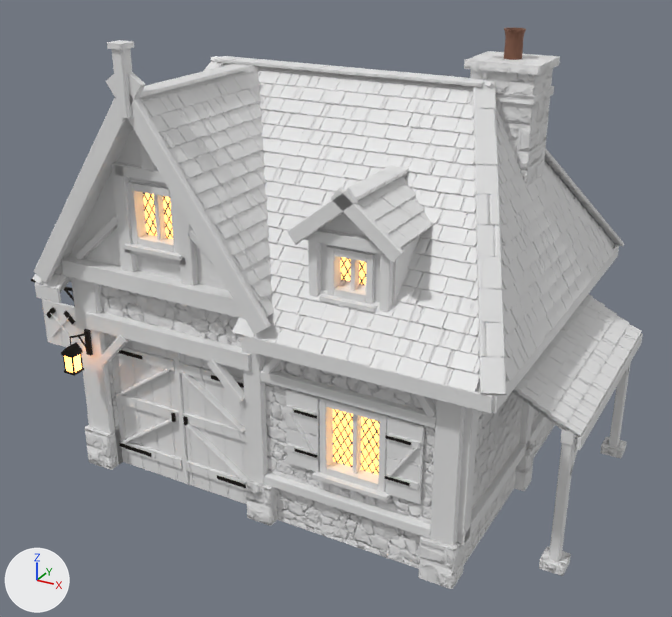
A saved change to the FBX model GameClient/ArtSource/Silverbrook/Workshop/SilverbrookWorkshop.fbx.
The view is the same before and after, from a 50 mm lens placed at (5.76, -10.58, 7.34), pointed at (0.11, -0.32, 2.21). The lights are fixed; the arrows at lower left show +X, +Y and +Z. The picture after the commit comes second. Vertices at exactly the same position are counted once.

In view in the first picture: 'SM_SBWorkshop_Details', 'SM_SBWorkshop_Masonry', 'SM_SBWorkshop_Plaster', 'SM_SBWorkshop_Roof', 'SM_SBWorkshop_Timber'.
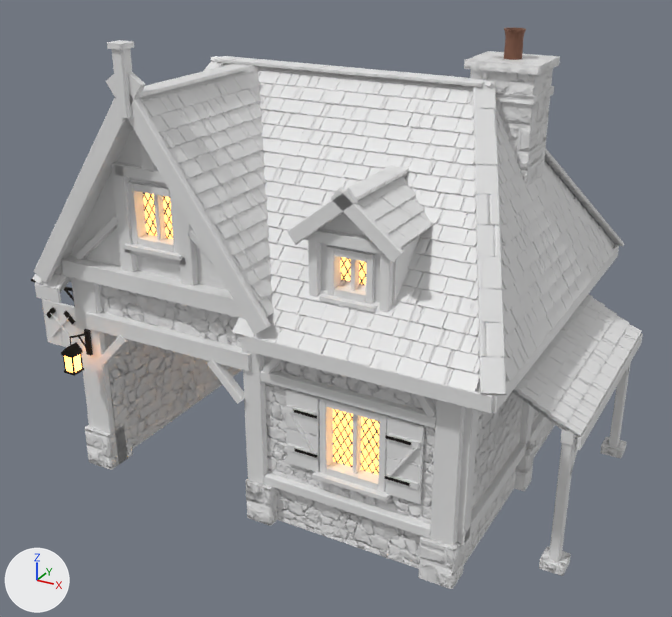
Where the change shows, as pixel boxes [x1, y1, x2, y2] in the pictures (672 x 617 px):
part 1 of me_sm_sbworkshop_details, deleted: before [109, 334, 248, 504]

What changed in the scene script:
```text
Change me_sm_sbworkshop_details:
    used by ob_sm_sbworkshop_details; location = (0.0, 0.0, 0.0)
    remove me_sm_sbworkshop_details.from_pydata(...)  # 4287 vertices, 2729 faces; spans x -3.86..2.29, y -2.74..2.47, z 0.0..5.94
    add me_sm_sbworkshop_details.from_pydata(...)  # 3999 vertices, 2547 faces; spans x -3.86..2.29, y -2.74..2.47, z 0.96..5.94
    me_sm_sbworkshop_details part 1: 19 loose pieces with 288 vertices, spanning x -2.36..-0.08, y -2.21..-2.07, z 0.0..2.15, are deleted
```
